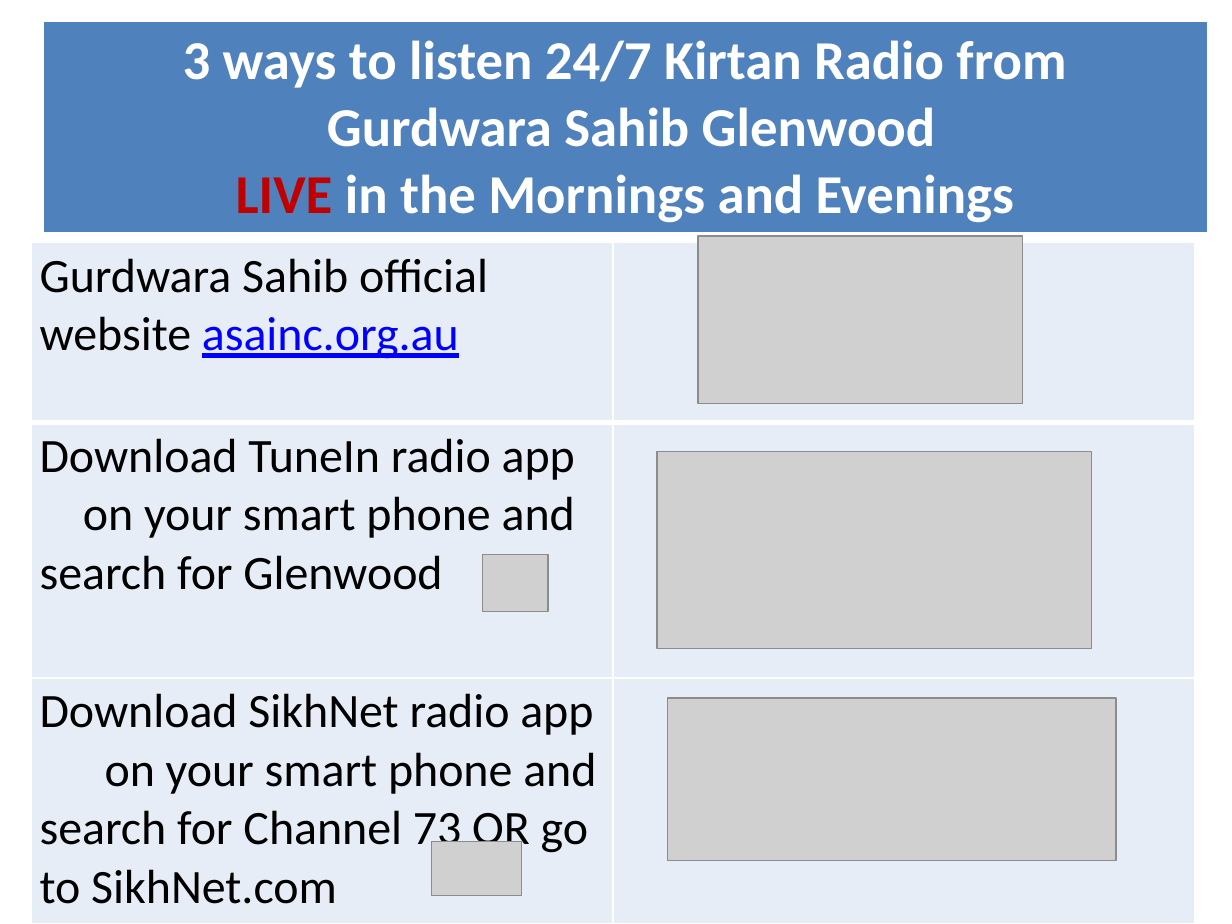
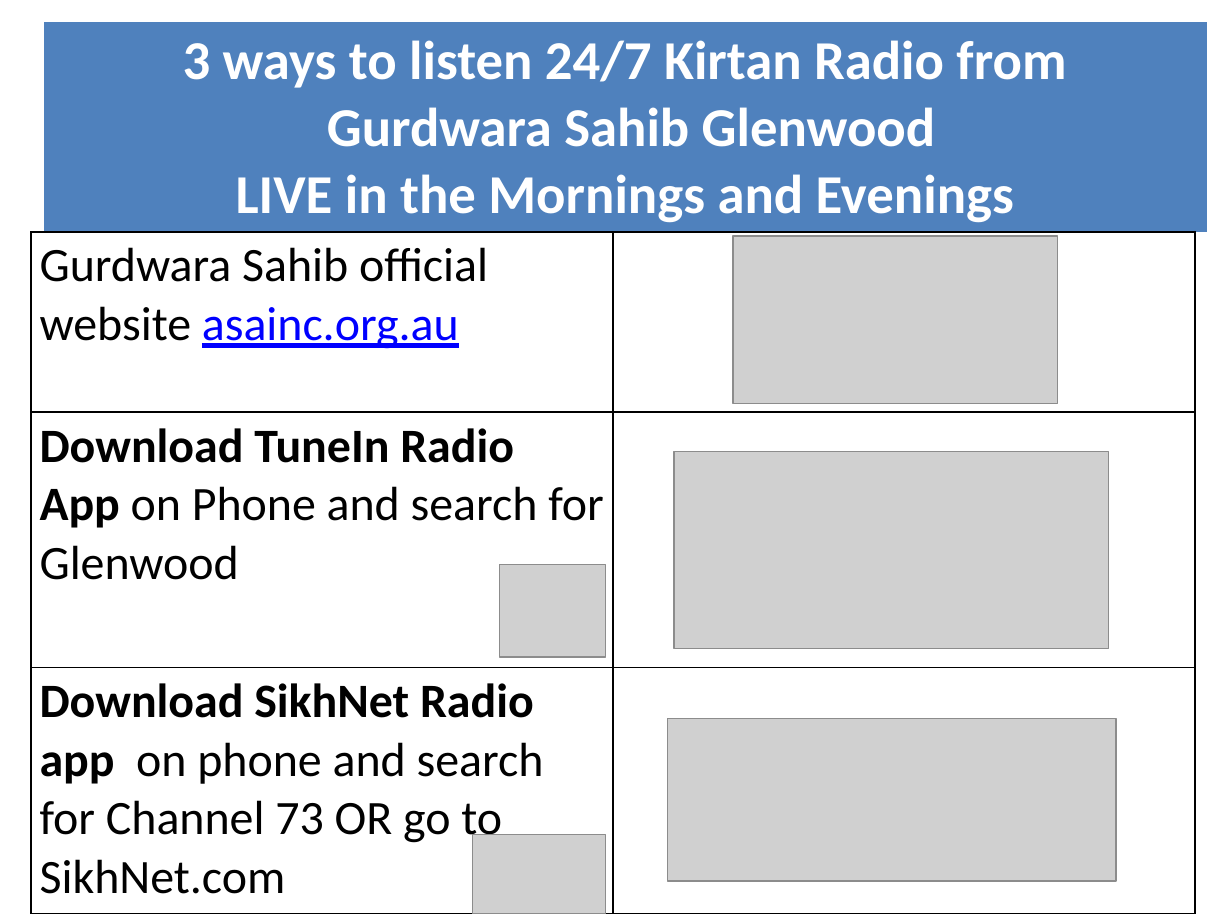
Before and after one commit to jagatsingh/sikhism, a slide deck: slide 2 of software/util/gurudwara_parklea_news.pptx. Drawn at 1232x924 pixels with LibreOffice and Linux fonts; fonts in the diff are those of the drawing; grey boxes stand for pictures. Boxes give left, top, right and bottom in pixels: in the first picture for what was removed or moved away, otherwise in the second. Text is boxed around its words. In the diff, an @@ line names an element or a change of style, - is before the commit and + after.

Commit message:
Formatting changes

```diff
--- a/software/util/gurudwara_parklea_news.pptx
+++ b/software/util/gurudwara_parklea_news.pptx
@@ table at <box>43,21,1207,230</box> @@
@@ text colour #C00000 to #FFFFFF in "LIVE" @@
@@ table at <box>31,232,1194,913</box> @@
-row 2, column 1: Download TuneIn radio app on your smart phone and search for Glenwood
+row 2, column 1: Download TuneIn Radio App on Phone and search for Glenwood
-row 3, column 1: Download SikhNet radio app on your smart phone and search for Channel 73 OR go to SikhNet.com
+row 3, column 1: Download SikhNet Radio app on phone and search for Channel 73 OR go to SikhNet.com
@@ fill #E6EDF6 to none in 3 cells @@
@@ borders changed @@
@@ table: place and size @@
-table at <box>31,243,1194,924</box>
+table at <box>31,232,1194,913</box>
@@ picture: place and size @@
-picture at <box>699,237,1023,404</box>
+picture at <box>733,237,1057,404</box>
@@ picture: place and size @@
-picture at <box>657,452,1092,649</box>
+picture at <box>674,452,1109,649</box>
@@ picture: place and size @@
-picture at <box>483,554,548,611</box>
+picture at <box>500,564,606,657</box>
@@ picture: place and size @@
-picture at <box>668,699,1116,861</box>
+picture at <box>668,718,1116,881</box>
@@ picture: place and size @@
-picture at <box>431,841,521,896</box>
+picture at <box>472,834,605,913</box>
```
